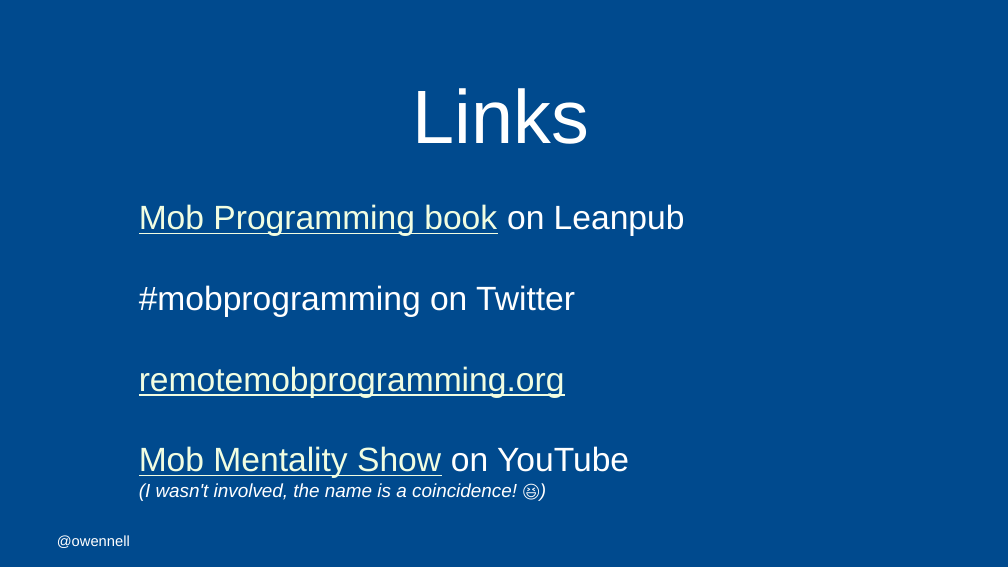
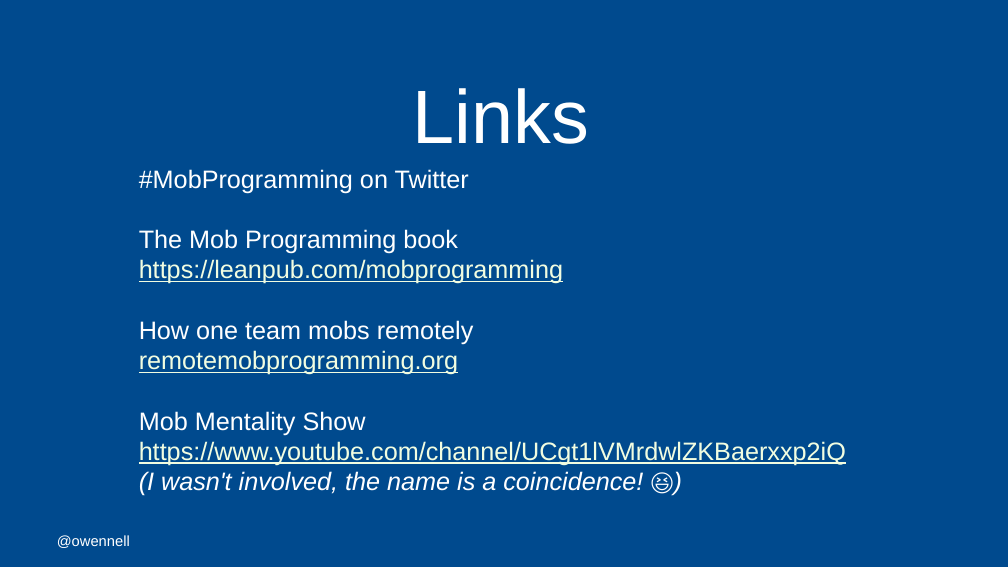
Before and after one commit to oliwennell/talks, a slide deck: slide 58 of a-mob-mentality.pptx. Drawn at 1008x567 pixels with LibreOffice and Linux fonts; fonts in the diff are those of the drawing; background and template pictures are left out. Boxes give left, top, right and bottom in pixels: in the first picture for what was removed or moved away, otherwise in the second. Text is boxed around its words. In the diff, an @@ line names an element or a change of style, - is before the commit and + after.

```diff
--- a/a-mob-mentality.pptx
+++ b/a-mob-mentality.pptx
@@ title at <box>139,169,846,496</box>: text changed; size 32 to 24 pt @@
-Mob Programming book on Leanpub
-#mobprogramming on Twitter
-remotemobprogramming.org
-Mob Mentality Show on YouTube
-(I wasn't involved, the name is a coincidence! 😆)
+#MobProgramming on Twitter
+The Mob Programming book
+https://leanpub.com/mobprogramming
+How one team mobs remotely
+remotemobprogramming.org
+Mob Mentality Show
+https://www.youtube.com/channel/UCgt1lVMrdwlZKBaerxxp2iQ
+(I wasn't involved, the name is a coincidence! 😆)
```
Also in this commit, not shown: 1 other slide changed, 1 other file.
